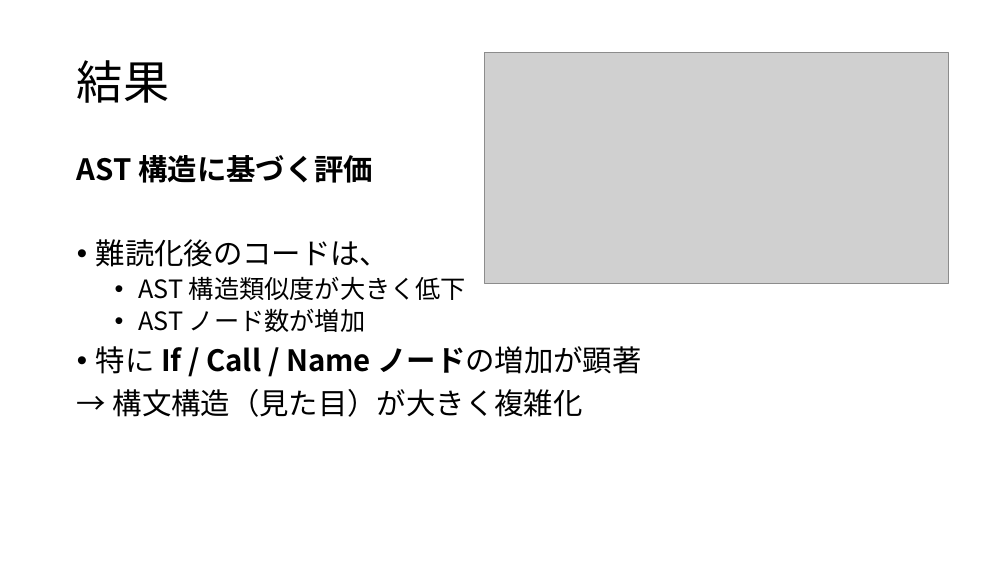
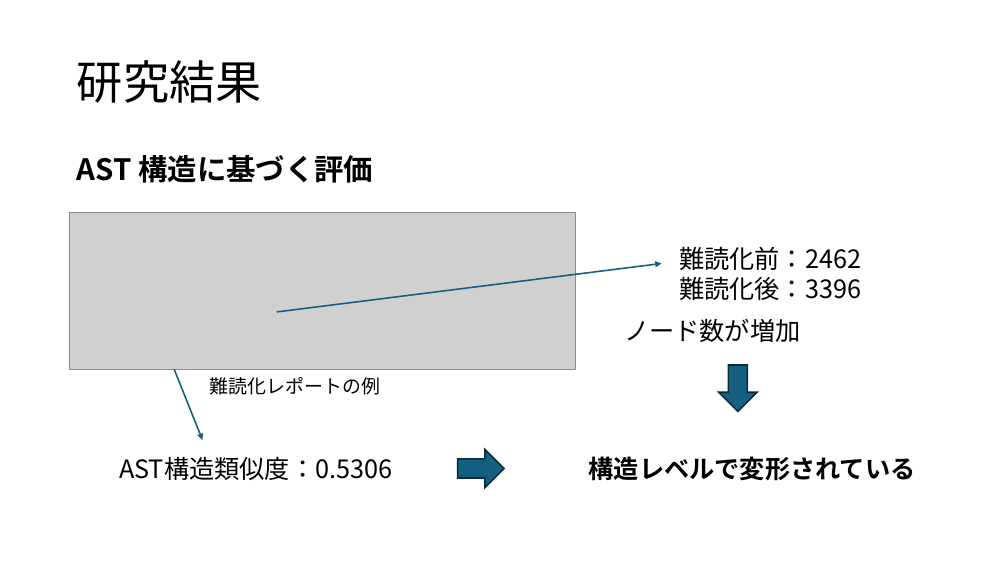
Before and after one commit to tamadalab/2025bthesis_kondo, a slide deck: slide 17 of prezentation.pptx (slide 11 before the commit). Drawn at 1008x567 pixels with LibreOffice and Linux fonts; fonts in the diff are those of the drawing; grey boxes stand for pictures. Boxes give left, top, right and bottom in pixels: in the first picture for what was removed or moved away, otherwise in the second. Text is boxed around its words. In the diff, an @@ line names an element or a change of style, - is before the commit and + after.

```diff
--- a/prezentation.pptx
+++ b/prezentation.pptx
@@ picture removed at (x1=485, y1=53, x2=948, y2=284) @@
@@ title at (x1=77, y1=60, x2=262, y2=103): text changed @@
-結果
+研究結果
@@ picture added at (x1=70, y1=212, x2=575, y2=369) @@
@@ text at (x1=96, y1=239, x2=641, y2=417): paragraphs removed @@
-• 難読化後のコードは、
-  • AST 構造類似度が大きく低下
-  • AST ノード数が増加
-• 特に If / Call / Name ノードの増加が顕著
-→ 構文構造（見た目）が大きく複雑化
@@ arrow added from (277, 312) to (662, 264), #156082 1.5 pt @@
@@ text added at (x1=679, y1=246, x2=861, y2=300), 24 pt, text #000000 @@
+難読化前：2462
+難読化後：3396
@@ text added at (x1=624, y1=318, x2=800, y2=342), 24 pt, text #000000 @@
+ノード数が増加
@@ arrow added from (174, 369) to (203, 440), #156082 1.5 pt @@
@@ text added at (x1=210, y1=377, x2=380, y2=395), 18 pt, text #000000 @@
+難読化レポートの例
@@ right arrow added at (x1=719, y1=365, x2=757, y2=411), fill #156082, outline #092A39 1.5 pt @@
@@ text added at (x1=119, y1=456, x2=392, y2=480), 24 pt, text #000000 @@
+AST構造類似度：0.5306
@@ right arrow added at (x1=457, y1=450, x2=504, y2=488), fill #156082, outline #092A39 1.5 pt @@
@@ text added at (x1=589, y1=456, x2=916, y2=481), 24 pt, text #000000, bold @@
+構造レベルで変形されている
```
Also in this commit, not shown: 8 other slides changed, 11 slides added, 1 slide removed.
